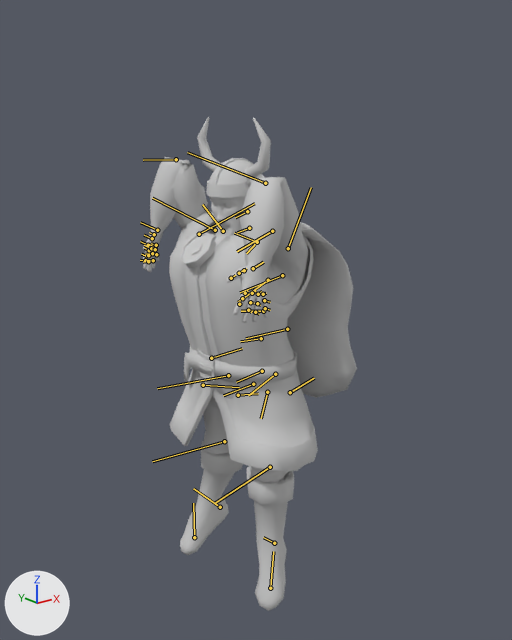
A saved change to the FBX model Assets/models/vikingZaNIMACJAMI.FBX.
One viewpoint serves both versions: a camera (50 mm lens) standing at (0.896, -0.57, 0.318) and looking at (1.345, -0.008, 0.093). Arrows for +X, +Y and +Z are at lower left; the lights stay in place. Both versions are drawn at frame 151 of the action 'Take 001'; the numbers are the values there. The bones that bend it are drawn over the model as lines.

Names of what the first picture shows: 'but prawy', 'but prawy001', 'cloth', 'helm', 'klamra', 'lowerBody', 'oko002', 'oko1', 'pasek', 'przywieszka', 'skora', 'upperbody'.
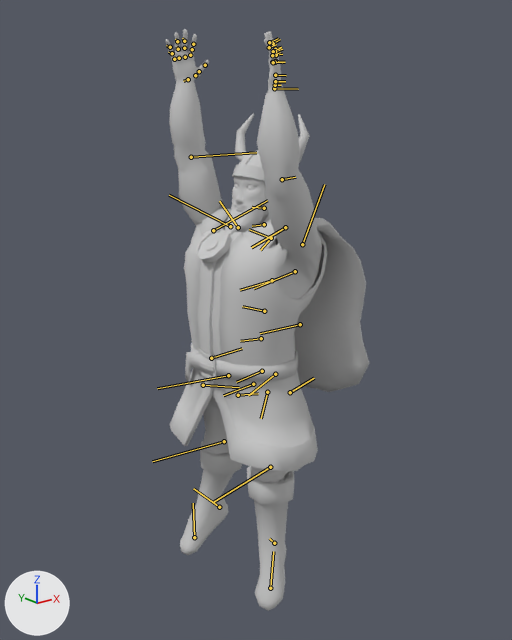
The change, as a list of edits to the scene's bpy script:
```text
Change bone_viking_spine2:
    where bone_viking_spine2 = bpy.data.objects['Armature'].pose.bones['viking_Spine2']  # child of 'viking_Spine1'
    bone_viking_spine2.rotation_quaternion: (1.0, -0.005, 0.006, -0.018) -> (0.999, -0.006, 0.003, -0.031)  # degrees (-1, 1, -2) -> degrees (-1, 0, -4)
Change bone_viking_spine3:
    where bone_viking_spine3 = bpy.data.objects['Armature'].pose.bones['viking_Spine3']  # child of 'viking_Spine2'
    bone_viking_spine3.rotation_quaternion: (1.0, -0.007, 0.004, -0.001) -> (0.998, -0.007, 0.002, -0.06)  # degrees (-1, 0, 0) -> degrees (-1, 0, -7)
Change bone_viking_spine4:
    where bone_viking_spine4 = bpy.data.objects['Armature'].pose.bones['viking_Spine4']  # child of 'viking_Spine3'
    bone_viking_spine4.rotation_quaternion: (1.0, -0.001, 0.007, 0.002) -> (0.997, -0.002, 0.008, -0.079)  # degrees (0, 1, 0) -> degrees (0, 1, -9)
Change bone_viking_ribcage:
    where bone_viking_ribcage = bpy.data.objects['Armature'].pose.bones['viking_Ribcage']  # child of 'viking_Spine4'
    bone_viking_ribcage.rotation_quaternion: (0.98, 0.004, 0.003, -0.197) -> (0.999, 0.003, 0.007, -0.045)  # degrees (0, 0, -23) -> degrees (0, 1, -5)
Change bone_viking_lforearm:
    where bone_viking_lforearm = bpy.data.objects['Armature'].pose.bones['viking_LForearm']  # child of 'viking_LUpperarm'
    bone_viking_lforearm.rotation_quaternion: (0.313, 0.054, -0.367, -0.874) -> (0.995, 0.0, 0.0, 0.1)  # degrees (43, -8, -144) -> degrees (0, 0, 11)
Change bone_viking_rforearm:
    where bone_viking_rforearm = bpy.data.objects['Armature'].pose.bones['viking_RForearm']  # child of 'viking_RUpperarm'
    bone_viking_rforearm.rotation_quaternion: (-0.007, -0.098, 0.384, -0.918) -> (0.994, -0.004, 0.03, -0.109)  # degrees (-46, -11, -176) -> degrees (-1, 3, -13)
Change bone_viking_neck2:
    where bone_viking_neck2 = bpy.data.objects['Armature'].pose.bones['viking_Neck2']  # child of 'viking_Neck1'
    bone_viking_neck2.rotation_quaternion: (0.984, 0.004, -0.006, 0.177) -> (0.996, 0.004, -0.008, 0.087)  # degrees (0, -1, 20) -> degrees (0, -1, 10)
Change bone_viking_head:
    where bone_viking_head = bpy.data.objects['Armature'].pose.bones['viking_Head']  # child of 'viking_Neck2'
    bone_viking_head.rotation_quaternion: (0.994, -0.005, -0.01, 0.112) -> (1.0, -0.005, -0.01, 0.001)  # degrees (-1, -1, 13) -> degrees (-1, -1, 0)
```

Where the change shows, as pixel boxes [x1, y1, x2, y2] in the pictures (512 x 640 px):
'cloth', posed
    before: [169, 222, 318, 471]
    after: [170, 219, 327, 471]
'upperbody', posed (61% taller)
    before: [143, 156, 308, 323]
    after: [165, 29, 322, 299]
'skora', posed
    before: [185, 211, 357, 398]
    after: [200, 208, 369, 392]
'but prawy001', posed
    both: [247, 466, 294, 611]
'helm', posed
    before: [197, 117, 271, 198]
    after: [232, 113, 310, 181]
'pasek', posed
    before: [184, 346, 297, 384]
    after: [185, 343, 298, 383]
'lowerBody', posed
    before: [202, 374, 289, 482]
    after: [202, 376, 289, 482]
'przywieszka', posed
    before: [180, 232, 216, 268]
    after: [196, 229, 232, 264]
'klamra', posed
    before: [197, 349, 215, 381]
    after: [199, 349, 217, 380]
'oko002', posed
    before: [225, 203, 234, 208]
    after: [248, 185, 257, 190]
bone 'viking_Spine3', root to tip
    before: (263, 311) to (241, 311)
    after: (264, 311) to (242, 306)
bone 'viking_Spine4', root to tip
    before: (268, 280) to (238, 302)
    after: (272, 280) to (240, 290)
bone 'viking_Ribcage', root to tip
    before: (257, 242) to (234, 233)
    after: (270, 238) to (249, 229)
bone 'viking_LForearm', root to tip
    before: (265, 183) to (187, 152)
    after: (282, 179) to (295, 177)
bone 'viking_RForearm', root to tip
    before: (176, 159) to (143, 160)
    after: (191, 157) to (256, 152)
bone 'viking_Neck2', root to tip
    before: (249, 228) to (237, 232)
    after: (264, 224) to (252, 226)
bone 'viking_Head', root to tip
    before: (247, 211) to (235, 217)
    after: (264, 208) to (252, 207)
